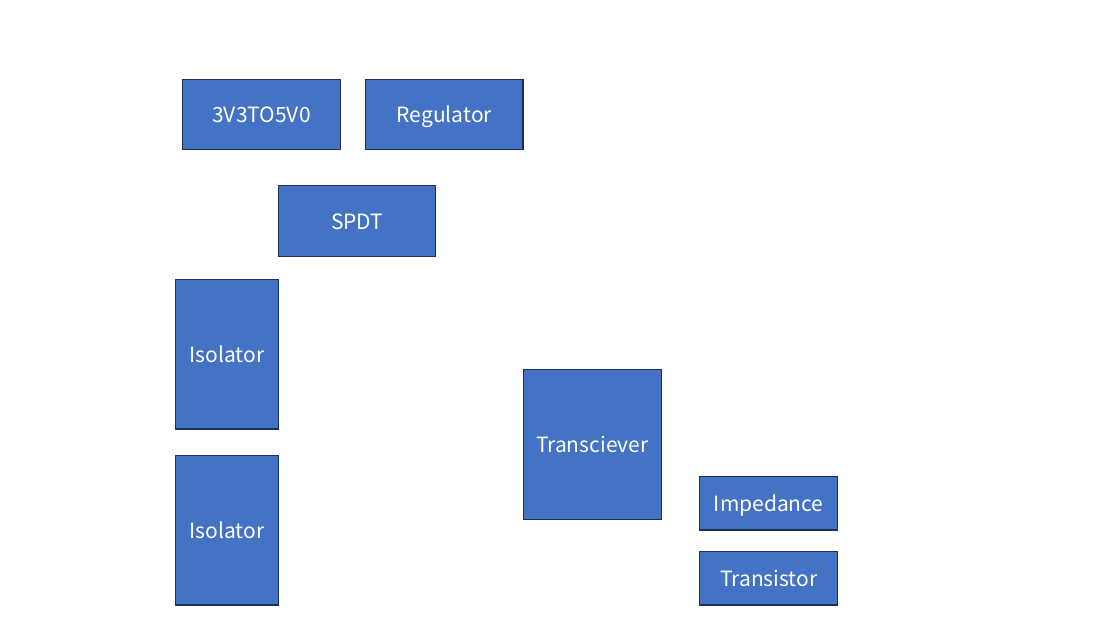
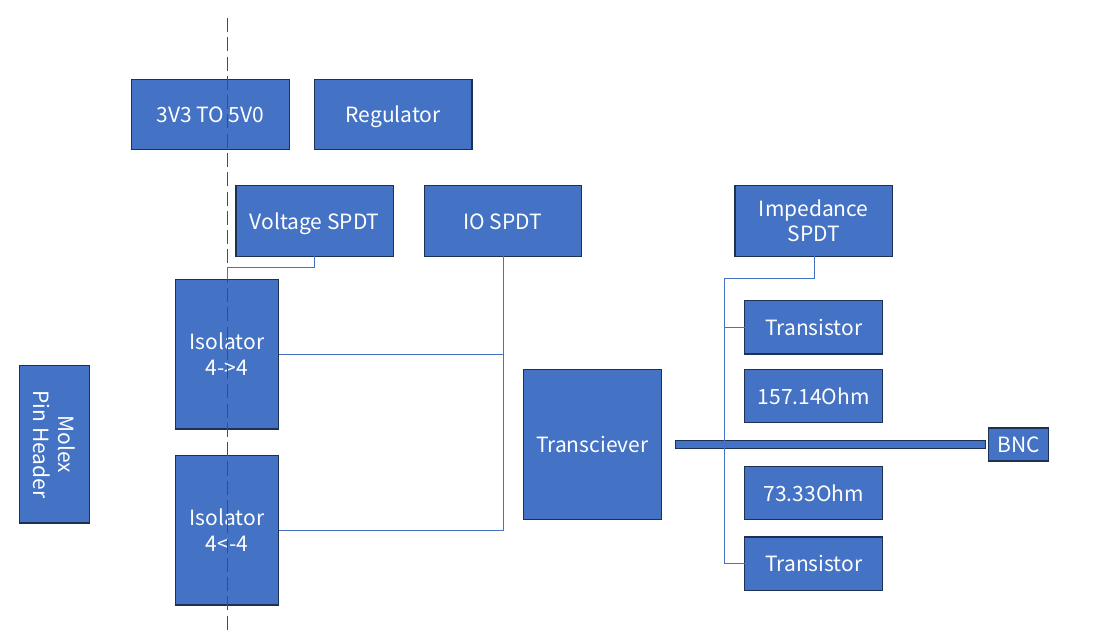
Before and after one commit to alexist2623/PMOD2BNC, a slide deck: slide 10 of Meeting/PMOD2BNC.pptx. Drawn at 1120x630 pixels with LibreOffice and Linux fonts; fonts in the diff are those of the drawing. Boxes give left, top, right and bottom in pixels: in the first picture for what was removed or moved away, otherwise in the second. Text is boxed around its words. In the diff, an @@ line names an element or a change of style, - is before the commit and + after.

```diff
--- a/Meeting/PMOD2BNC.pptx
+++ b/Meeting/PMOD2BNC.pptx
@@ line added from (228, 18) to (228, 630), #FF0000 1.5 pt dashed @@
@@ rectangle "3V3 TO 5V0": place and size @@
-rectangle "3V3 TO 5V0" at (183,79,340,150)
+rectangle "3V3 TO 5V0" at (132,79,289,150)
@@ rectangle "Regulator": place and size @@
-rectangle "Regulator" at (365,79,523,150)
+rectangle "Regulator" at (315,79,472,150)
@@ text in rectangle at (157,106,264,123): spaces changed @@
-3V3TO5V0
+3V3 TO 5V0
@@ rectangle "Voltage SPDT": place and size @@
-rectangle "Voltage SPDT" at (279,186,436,256)
+rectangle "Voltage SPDT" at (236,186,393,256)
@@ rectangle added at (424,186,581,256), fill #4472C4, outline #1E3256 1 pt, 18 pt, text #FFFFFF @@
+IO SPDT
@@ rectangle "Impedance SPDT": place and size @@
-rectangle "Impedance SPDT" at (700,477,839,530)
+rectangle "Impedance SPDT" at (735,186,892,256)
@@ text in rectangle at (759,199,869,242): text changed @@
-Impedance
+Impedance SPDT
@@ text in rectangle at (250,212,379,234): text changed @@
-SPDT
+Voltage SPDT
@@ elbow line added from (227, 279) to (315, 256), #4472C4 0.5 pt @@
@@ elbow line added from (279, 355) to (503, 256), #4472C4 0.5 pt @@
@@ elbow line added from (279, 530) to (503, 256), #4472C4 0.5 pt @@
@@ elbow line added from (745, 328) to (814, 256), #4472C4 0.5 pt @@
@@ elbow line added from (745, 564) to (814, 256), #4472C4 0.5 pt @@
@@ rectangle added at (745,301,884,354), fill #4472C4, outline #1E3256 1 pt, 18 pt, text #FFFFFF @@
+Transistor
@@ text in rectangle at (206,354,248,379): paragraph added @@
+4->4
@@ rectangle added at (19,366,89,523), fill #4472C4, outline #1E3256 1 pt, 18 pt, text #FFFFFF @@
+Molex
+Pin Header
@@ rectangle added at (745,370,884,423), fill #4472C4, outline #1E3256 1 pt, 18 pt, text #FFFFFF @@
+157.14Ohm
@@ rectangle added at (676,440,986,449), fill #4472C4, outline #1E3256 1 pt @@
@@ rectangle added at (989,428,1049,460), fill #4472C4, outline #1E3256 1 pt, 18 pt, text #FFFFFF @@
+BNC
@@ rectangle added at (745,466,884,519), fill #4472C4, outline #1E3256 1 pt, 18 pt, text #FFFFFF @@
+73.33Ohm
@@ text in rectangle at (206,530,248,553): paragraph added @@
+4<-4
@@ rectangle "Transistor": place and size @@
-rectangle "Transistor" at (700,552,839,605)
+rectangle "Transistor" at (745,537,884,590)
```
Also in this commit, not shown: 9 other files.
